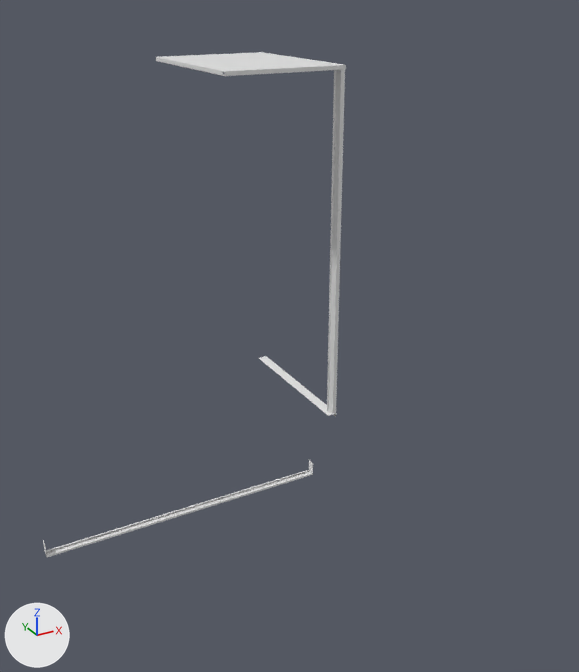
A saved change to the glTF model Drawings/3d/OTHERS-000000.glb.
The view is the same before and after, from a 50 mm camera at (-1564.0, -4348.0, -1475.0) aimed at (175.0, -1185.0, -3056.0). Arrows for +X, +Y and +Z are at lower left; the lights stay in place. The picture after the commit comes second. Where no turn or scale is listed for an object, it has been applied to the vertices.

In view in the first picture: 'BTHLNO-140000_v2__Body1', 'CVH122-S65089_v8__Body1', 'FT0000-190055_v1__Body1' and 1 more.
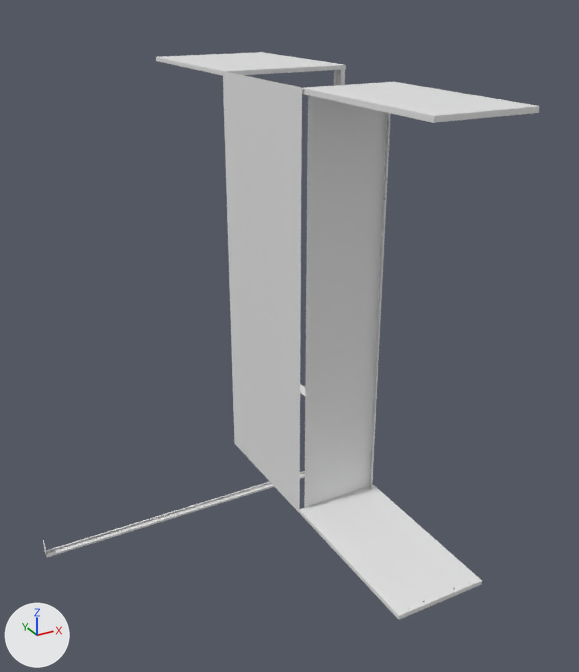
Location of each change, [x1, y1, x2, y2] in pixels of the pictures (579 x 672 px):
```json
{"object": "2CVH04-190000_v3__Body1", "change": "added", "after": [304, 96, 391, 508]}
{"object": "BS0000-194072__Body1", "change": "added", "after": [223, 71, 302, 512]}
{"object": "2FCVN3-080022_v5__Body1", "change": "added", "after": [299, 485, 482, 620]}
{"object": "2FCVS1-080022_v5__Body1", "change": "added", "after": [302, 82, 540, 123]}
{"object": "BTHLNO-140000_v2__Body1", "change": "unchanged, covered by the edit", "before": [327, 70, 345, 414], "after": [334, 70, 345, 86]}
```

The change, as JSON lines over the scene's bpy script:
```json
{"op": "add", "block": "me_2fcvs1_080022_v5__body1", "code": ["me_2fcvs1_080022_v5__body1 = bpy.data.meshes.new('2FCVS1-080022_v5__Body1')", "me_2fcvs1_080022_v5__body1.from_pydata(...)  # 1895 vertices, 3874 faces; spans x 0.0..425.0, y -2400.0..-1600.0, z -1857.0..-1835.0"]}
{"op": "add", "block": "me_2fcvn3_080022_v5__body1", "code": ["me_2fcvn3_080022_v5__body1 = bpy.data.meshes.new('2FCVN3-080022_v5__Body1')", "me_2fcvn3_080022_v5__body1.from_pydata(...)  # 2138 vertices, 4376 faces; spans x 0.0..425.0, y -2400.0..-1600.0, z -3779.0..-3757.0"]}
{"op": "add", "block": "me_bs0000_194072__body1", "code": ["me_bs0000_194072__body1 = bpy.data.meshes.new('BS0000-194072__Body1')", "me_bs0000_194072__body1.from_pydata([(0.0, -880.0, -3779.0), (0.0, -880.0, -1835.0), (1.0, -880.0, -3779.0), (1.0, -880.0, -1835.0), (0.0, -1600.0, -1835.0), (0.0, -1600.0, -3779.0), (1.0, -1600.0, -1835.0), (1.0, -1600.0, -3779.0)], [], [(0, 1, 2), (2, 1, 3), (4, 5, 6), (6, 5, 7), (1, 4, 3), (3, 4, 6), (5, 0, 7), (7, 0, 2), (7, 2, 6), (6, 2, 3), (5, 4, 0), (0, 4, 1)])"]}
{"op": "add", "block": "me_2cvh04_190000_v3__body1", "code": ["me_2cvh04_190000_v3__body1 = bpy.data.meshes.new('2CVH04-190000_v3__Body1')", "me_2cvh04_190000_v3__body1.from_pydata(...)  # 3060 vertices, 6220 faces; spans x 22.0..399.0, y -1626.0..-1600.0, z -3757.0..-1857.0"]}
{"op": "add", "block": "ob_2fcvs1_080022_v5__body1", "code": ["ob_2fcvs1_080022_v5__body1 = bpy.data.objects.new('2FCVS1-080022_v5__Body1', me_2fcvs1_080022_v5__body1)", "ob_2fcvs1_080022_v5__body1.location = (0.0, 0.0, 0.0)"]}
{"op": "add", "block": "ob_2fcvn3_080022_v5__body1", "code": ["ob_2fcvn3_080022_v5__body1 = bpy.data.objects.new('2FCVN3-080022_v5__Body1', me_2fcvn3_080022_v5__body1)", "ob_2fcvn3_080022_v5__body1.location = (0.0, 0.0, 0.0)"]}
{"op": "add", "block": "ob_bs0000_194072__body1", "code": ["ob_bs0000_194072__body1 = bpy.data.objects.new('BS0000-194072__Body1', me_bs0000_194072__body1)", "ob_bs0000_194072__body1.location = (0.0, 0.0, 0.0)"]}
{"op": "add", "block": "ob_2cvh04_190000_v3__body1", "code": ["ob_2cvh04_190000_v3__body1 = bpy.data.objects.new('2CVH04-190000_v3__Body1', me_2cvh04_190000_v3__body1)", "ob_2cvh04_190000_v3__body1.location = (0.0, 0.0, 0.0)"]}
```
